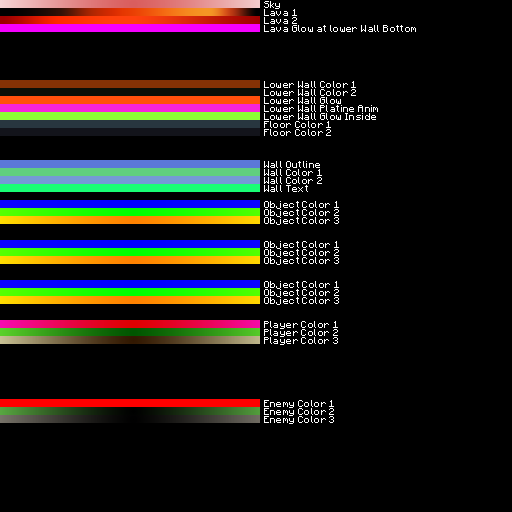
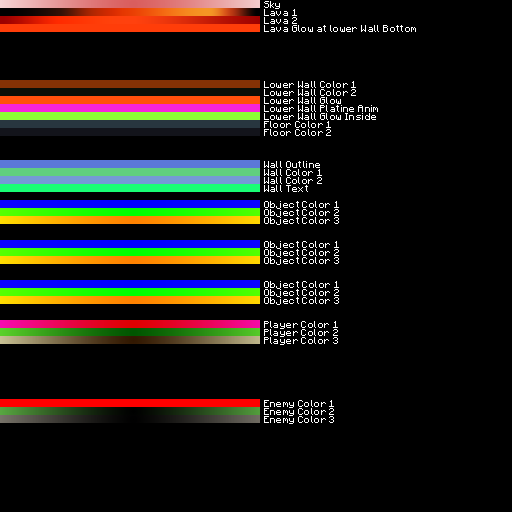
Layered file, before and after one edit (512 × 512). Changes by layer:
painted on "Rectangle 1 copy 8" over [left=0, top=24, right=260, bottom=32]
